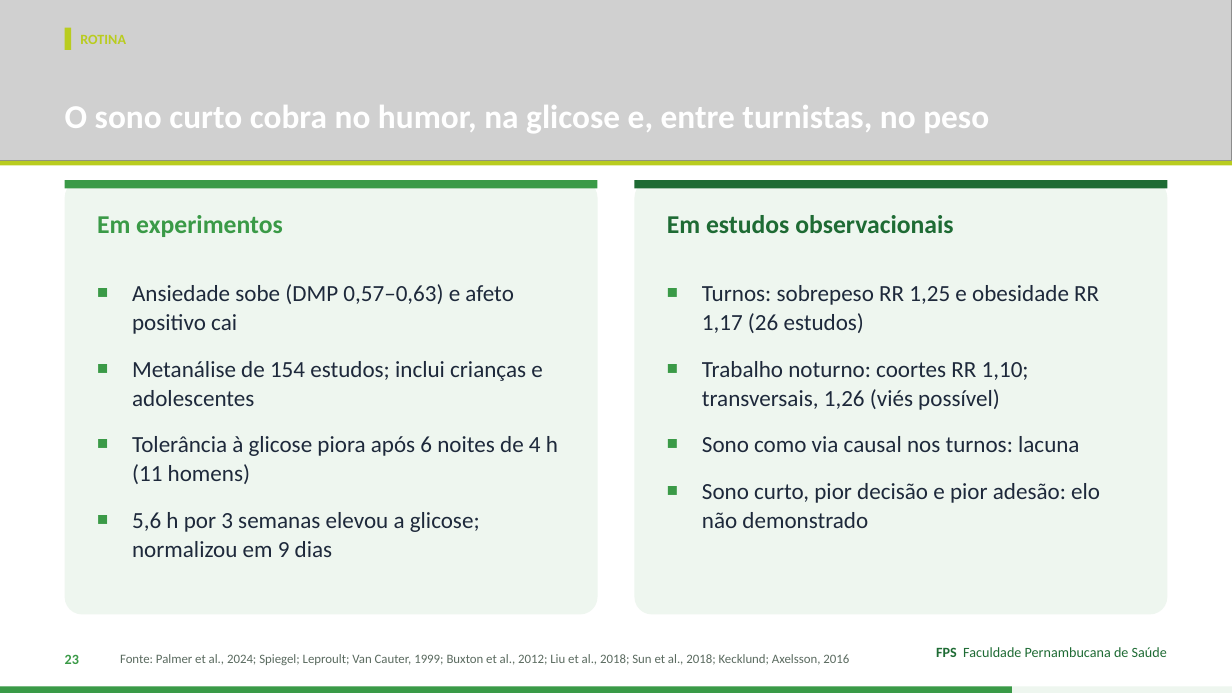
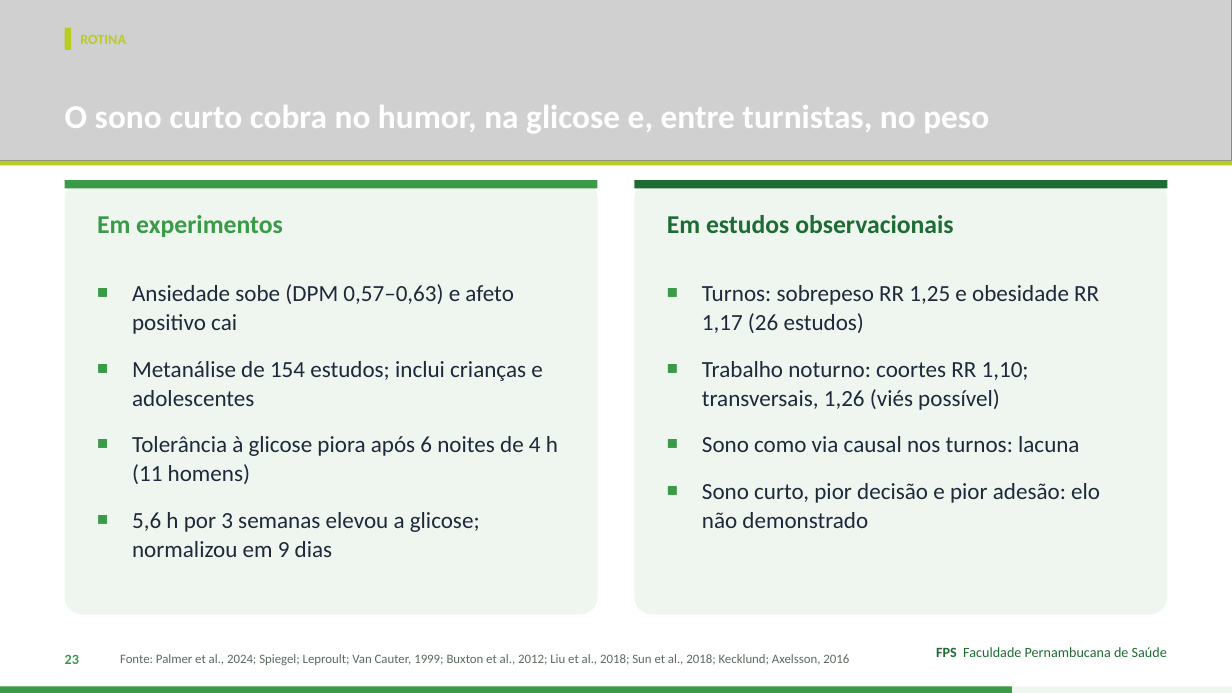
Before and after one commit to Institutomoraisandrade/CRM, a slide deck: slide 23 of trabalho-fps/trabalhos/2026-11-10-sono/apresentacao.pptx. Drawn at 1232x693 pixels with LibreOffice and Linux fonts; fonts in the diff are those of the drawing; grey boxes stand for pictures. Boxes give left, top, right and bottom in pixels: in the first picture for what was removed or moved away, otherwise in the second. Text is boxed around its words. In the diff, an @@ line names an element or a change of style, - is before the commit and + after.

```diff
--- a/trabalho-fps/trabalhos/2026-11-10-sono/apresentacao.pptx
+++ b/trabalho-fps/trabalhos/2026-11-10-sono/apresentacao.pptx
@@ text at box(132, 284, 513, 334): text changed @@
-■ Ansiedade sobe (DMP 0,57–0,63) e afeto positivo cai
+■ Ansiedade sobe (DPM 0,57–0,63) e afeto positivo cai
```
Also in this commit, not shown: 4 other slides changed, 2 other files.
